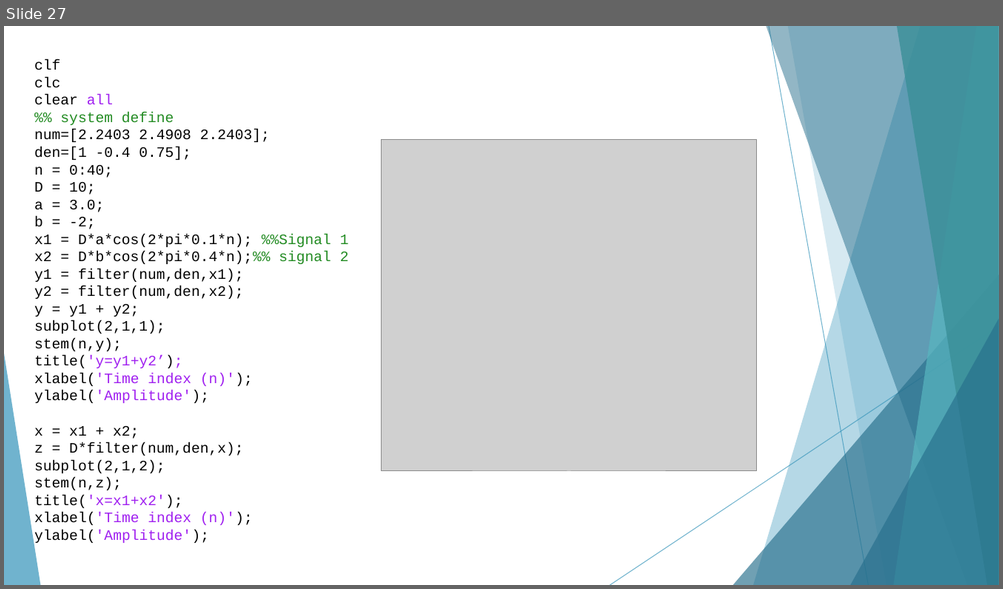
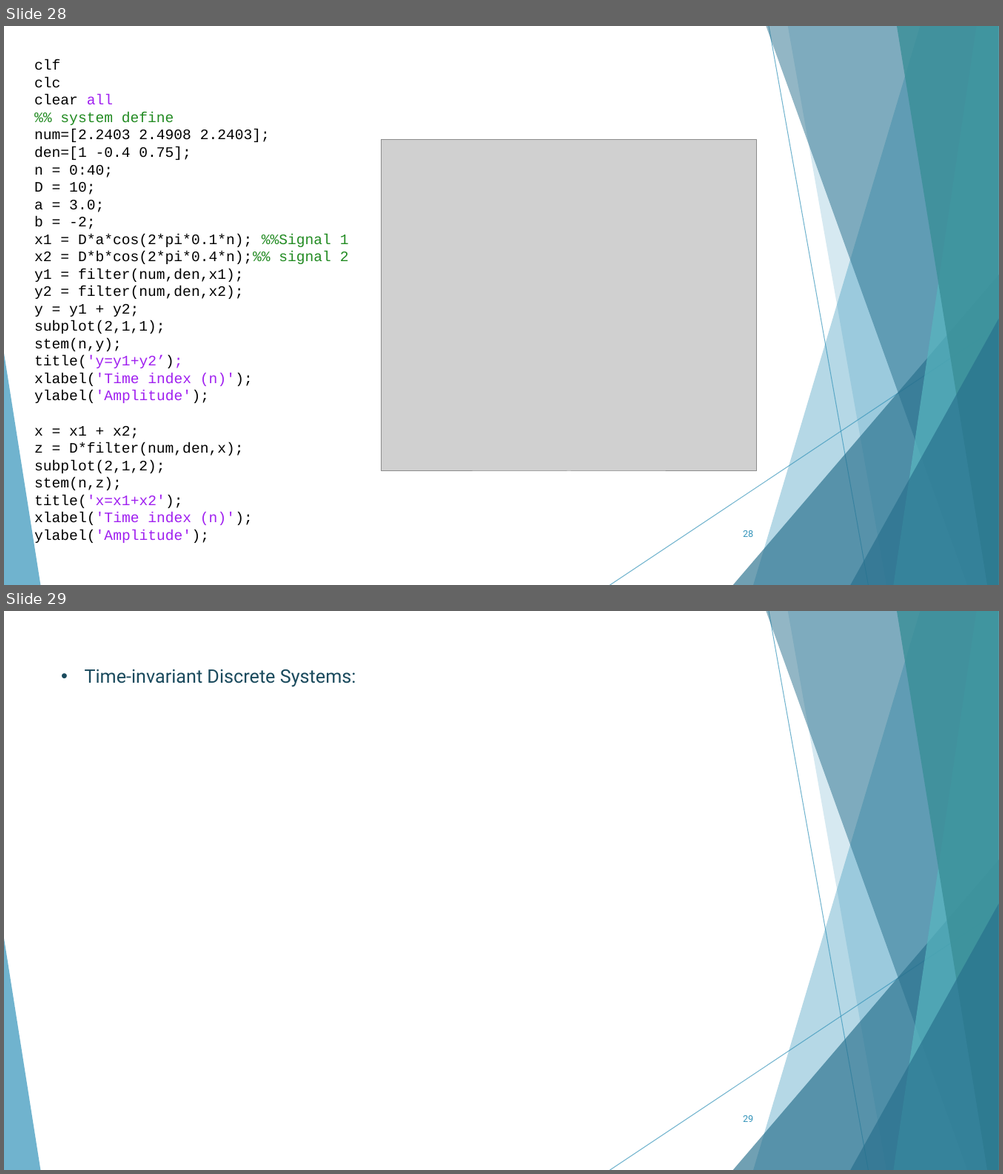
Before and after one commit to AhMjOU/DSP2, a slide deck: lec2.pptx. Shown one above the other, each under a label of ours: slide 27 before the commit, slides 28 and 29 after it. The pictures are 1003x589 and 1003x1174 pixels, drawn with LibreOffice and Linux fonts; fonts in the diff are those of the drawing; grey boxes stand for pictures. Boxes give left, top, right and bottom in pixels: in the first picture for what was removed or moved away, otherwise in the second. Text is boxed around its words. In the diff, an @@ line names an element or a change of style, - is before the commit and + after.

```diff
--- a/lec2.pptx
+++ b/lec2.pptx
@@ slide 29 added at (4,611,999,1170), background #FFFFFF; not listed: 10 template elements that a slide beside it also shows @@
@@ text added at (85,669,356,687), 18 pt, text #1A4A5D @@
+• Time-invariant Discrete Systems:
@@ page number added at (743,1116,753,1122), 9 pt, text #3494BA @@
+29
@@ what was slide 27 is now slide 28 @@
@@ slide 28 changed as well @@
@@ page number added at (743,531,753,537), 9 pt, text #3494BA @@
+28
```
Also in this commit, not shown: 14 other slides changed, 4 other slides added, 1 other file.
